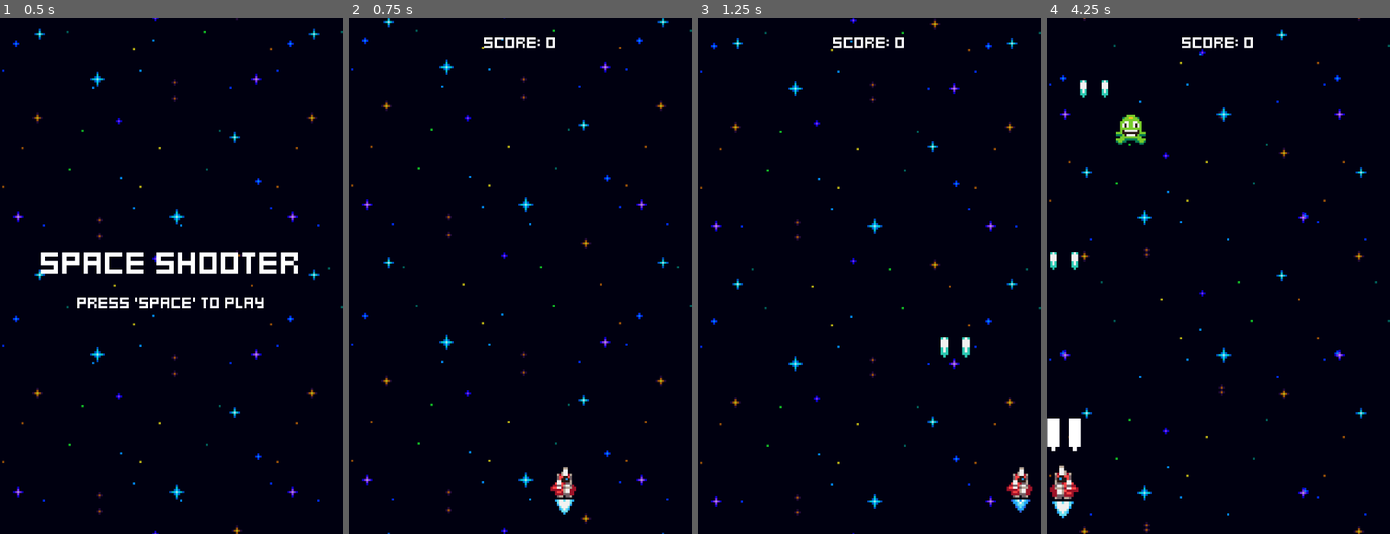
Above: before the commit, frames 1-4 (left to right).
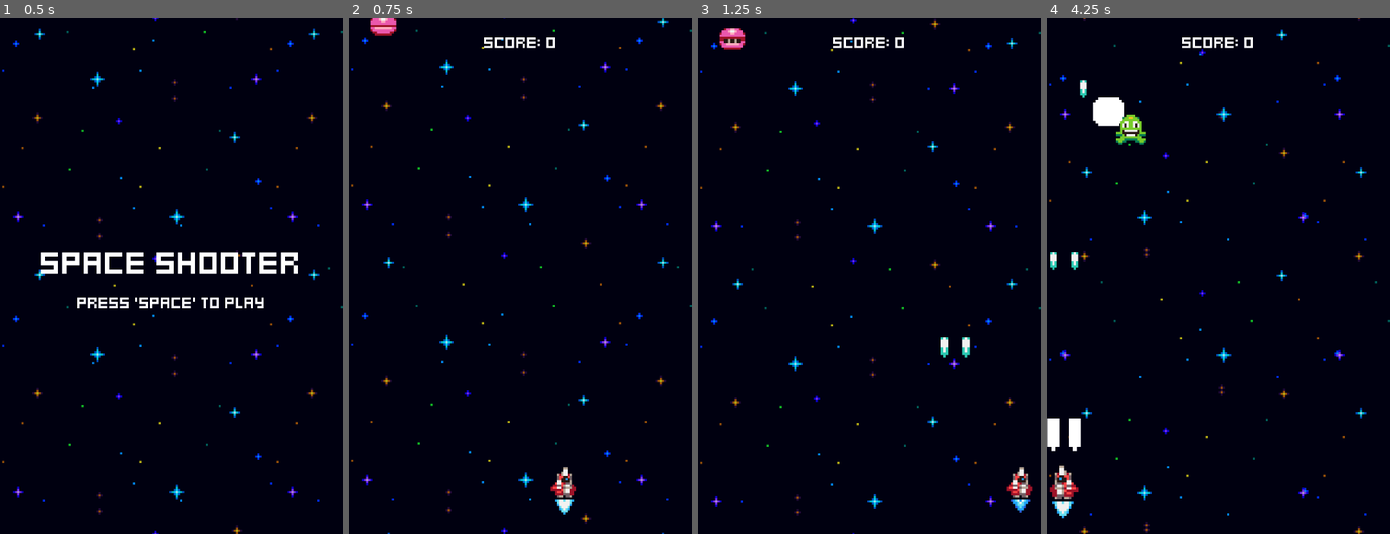
Above: after the commit, the same moments.

Repository: MatZ-Dev/heartbeast-space-shooter
Game: Godot game, scene res://menus/menu.tscn
Two runs of this game, one before a commit and one after it. Both use one fixed random seed, a clock stepped at 60 frames per second and the inputs below.
Inputs:
- Up to frame 1 (0.5 s): no input
- Up to frame 2 (0.75 s): tap Space at 0.5 s; hold Right (ui_right) from 0.53 s (still down); tap Enter (ui_accept) at 0.6 s
- Up to frame 3 (1.25 s): keep holding Right (ui_right); tap Enter (ui_accept) at 0.77, 1.07 s
- Up to frame 4 (4.25 s): tap Enter (ui_accept) at 1.35, 1.52, 1.82, 2.1, 2.85, 3.02, 3.32, 3.6, 3.77, 4.07 s; release Right (ui_right) at 2.03 s; hold Left (ui_left) from 2.03 s (still down)

Frame 1 is identical in both runs. In frame 2, 0.2% of the frame differs, in the area x 6-14%, y 0-4%; in frame 3, 0.3%; in frame 4, 0.5%, in the area x 13-23%, y 12-21%.

Commit message:
Part-15 Pink Enemy

Diff:
--- a/enemies/enemy.gd
+++ b/enemies/enemy.gd
@@ -1,6 +1,5 @@
 class_name Enemy
 extends Node2D
-
 
 @onready var stats_component: StatsComponent = $StatsComponent
 @onready var move_component: MoveComponent = $MoveComponent
--- /dev/null
+++ b/enemies/pink_enemy.gd
@@ -0,0 +1,24 @@
+class_name PinkEnemy
+extends Enemy
+
+@onready var states: Node = $States
+
+@onready var move_down_state: TimedStateComponent = %MoveDownState
+@onready var move_side_state: TimedStateComponent = %MoveSideState
+@onready var pause_state: TimedStateComponent = %PauseState
+@onready var move_side_component: MoveComponent = %MoveSideComponent
+
+
+func _ready() -> void:
+	super()
+
+	for state in states.get_children():
+		state = state as StateComponent
+		state.disable()
+
+	move_side_component.velocity.x  = [-20, 20].pick_random()
+
+	move_down_state.state_finished.connect(move_side_state.enable)
+	move_side_state.state_finished.connect(pause_state.enable)
+	pause_state.state_finished.connect(move_down_state.enable)
+	move_down_state.enable()
--- /dev/null
+++ b/enemies/pink_enemy.tscn
@@ -0,0 +1,121 @@
+[gd_scene format=3 uid="uid://0njis2lsia21"]
+
+[ext_resource type="PackedScene" uid="uid://bjfnchdkts4vm" path="res://enemies/enemy.tscn" id="1_m7bk0"]
+[ext_resource type="Script" uid="uid://bxs00oryrg18d" path="res://enemies/pink_enemy.gd" id="2_67erp"]
+[ext_resource type="Texture2D" uid="uid://dsm84c6j4ddaq" path="res://assets/sprites/pink_enemy.png" id="2_psv4m"]
+[ext_resource type="Script" uid="uid://bm7wwj2o3kuyn" path="res://components/move_component.gd" id="4_uw4rh"]
+[ext_resource type="Script" uid="uid://bjgtpsuqq6qbh" path="res://components/border_bounce_component.gd" id="5_mik3f"]
+[ext_resource type="Script" uid="uid://c77w6oxgkqwxk" path="res://components/timed_state_componoent.gd" id="6_67erp"]
+
+[sub_resource type="AtlasTexture" id="AtlasTexture_0kney"]
+atlas = ExtResource("2_psv4m")
+region = Rect2(0, 0, 16, 16)
+
+[sub_resource type="AtlasTexture" id="AtlasTexture_uw4rh"]
+atlas = ExtResource("2_psv4m")
+region = Rect2(16, 0, 16, 16)
+
+[sub_resource type="AtlasTexture" id="AtlasTexture_mik3f"]
+atlas = ExtResource("2_psv4m")
+region = Rect2(32, 0, 16, 16)
+
+[sub_resource type="AtlasTexture" id="AtlasTexture_67erp"]
+atlas = ExtResource("2_psv4m")
+region = Rect2(48, 0, 16, 16)
+
+[sub_resource type="AtlasTexture" id="AtlasTexture_7dxut"]
+atlas = ExtResource("2_psv4m")
+region = Rect2(64, 0, 16, 16)
+
+[sub_resource type="SpriteFrames" id="SpriteFrames_psv4m"]
+animations = [{
+"frames": [{
+"duration": 1.0,
+"texture": SubResource("AtlasTexture_0kney")
+}, {
+"duration": 1.0,
+"texture": SubResource("AtlasTexture_uw4rh")
+}, {
+"duration": 1.0,
+"texture": SubResource("AtlasTexture_mik3f")
+}, {
+"duration": 1.0,
+"texture": SubResource("AtlasTexture_67erp")
+}, {
+"duration": 1.0,
+"texture": SubResource("AtlasTexture_7dxut")
+}],
+"loop": 1,
+"name": &"default",
+"speed": 8.0
+}]
+
+[sub_resource type="CircleShape2D" id="CircleShape2D_psv4m"]
+radius = 7.017834
+
+[sub_resource type="CircleShape2D" id="CircleShape2D_0kney"]
+radius = 6.0207973
+
+[node name="PinkEnemy" unique_id=947168423 instance=ExtResource("1_m7bk0")]
+script = ExtResource("2_67erp")
+
+[node name="AnimatedSprite2D" parent="." index="0" unique_id=1676910821]
+sprite_frames = SubResource("SpriteFrames_psv4m")
+autoplay = "default"
+frame_progress = 0.9571486
+
+[node name="StatsComponent" parent="." index="1" unique_id=440060764]
+health = 6
+
+[node name="VisibleOnScreenNotifier2D" parent="." index="3" unique_id=1479180927]
+rect = Rect2(-6, -6, 12, 11)
+
+[node name="CollisionShape2D" type="CollisionShape2D" parent="HurtboxComponent" parent_id_path=PackedInt32Array(110863721) index="0" unique_id=805888191]
+position = Vector2(0, -0.5)
+shape = SubResource("CircleShape2D_psv4m")
+
+[node name="CollisionShape2D" type="CollisionShape2D" parent="HitboxComponent" parent_id_path=PackedInt32Array(338263526) index="0" unique_id=880767534]
+position = Vector2(0, -0.5)
+shape = SubResource("CircleShape2D_0kney")
+debug_color = Color(1, 0, 0, 0.41960785)
+
+[node name="ScoreComponent" parent="." index="12" unique_id=62606791]
+adjust_amount = 20
+
+[node name="States" type="Node" parent="." index="13" unique_id=1168169490]
+
+[node name="MoveDownState" type="Node" parent="States" index="0" unique_id=669679285]
+unique_name_in_owner = true
+script = ExtResource("6_67erp")
+duration = 3.0
+metadata/_custom_type_script = "uid://c77w6oxgkqwxk"
+
+[node name="MoveComponent" type="Node" parent="States/MoveDownState" index="0" unique_id=507627702 node_paths=PackedStringArray("actor")]
+script = ExtResource("4_uw4rh")
+actor = NodePath("../../..")
+velocity = Vector2(0, 15)
+metadata/_custom_type_script = "uid://bm7wwj2o3kuyn"
+
+[node name="MoveSideState" type="Node" parent="States" index="1" unique_id=1879057816]
+unique_name_in_owner = true
+script = ExtResource("6_67erp")
+duration = 3.0
+metadata/_custom_type_script = "uid://c77w6oxgkqwxk"
+
+[node name="MoveSideComponent" type="Node" parent="States/MoveSideState" index="0" unique_id=265679290 node_paths=PackedStringArray("actor")]
+unique_name_in_owner = true
+script = ExtResource("4_uw4rh")
+actor = NodePath("../../..")
+velocity = Vector2(20, 0)
+metadata/_custom_type_script = "uid://bm7wwj2o3kuyn"
+
+[node name="BorderBounceComponent" type="Node" parent="States/MoveSideState" index="1" unique_id=939094151 node_paths=PackedStringArray("actor", "move_component")]
+script = ExtResource("5_mik3f")
+actor = NodePath("../../..")
+move_component = NodePath("../MoveSideComponent")
+metadata/_custom_type_script = "uid://bjgtpsuqq6qbh"
+
+[node name="PauseState" type="Node" parent="States" index="2" unique_id=2022065456]
+unique_name_in_owner = true
+script = ExtResource("6_67erp")
+metadata/_custom_type_script = "uid://c77w6oxgkqwxk"
--- a/world.tscn
+++ b/world.tscn
@@ -6,6 +6,7 @@
 [ext_resource type="PackedScene" uid="uid://ymy4gn52200f" path="res://effects/space_background.tscn" id="2_fj7yv"]
 [ext_resource type="PackedScene" uid="uid://emcpcsi43tik" path="res://enemies/enemy_generator.tscn" id="3_tlwt5"]
 [ext_resource type="LabelSettings" uid="uid://ehmvgm337tkg" path="res://assets/fonts/default_label_settings.tres" id="5_036b0"]
+[ext_resource type="PackedScene" uid="uid://0njis2lsia21" path="res://enemies/pink_enemy.tscn" id="7_pkg7o"]
 
 [node name="World" type="Node2D" unique_id=999563509]
 script = ExtResource("1_aqk2v")
@@ -25,3 +26,6 @@
 label_settings = ExtResource("5_036b0")
 horizontal_alignment = 1
 vertical_alignment = 1
+
+[node name="PinkEnemy" parent="." unique_id=947168423 instance=ExtResource("7_pkg7o")]
+position = Vector2(16, 0)
Not shown, added: enemies/pink_enemy.gd.uid
